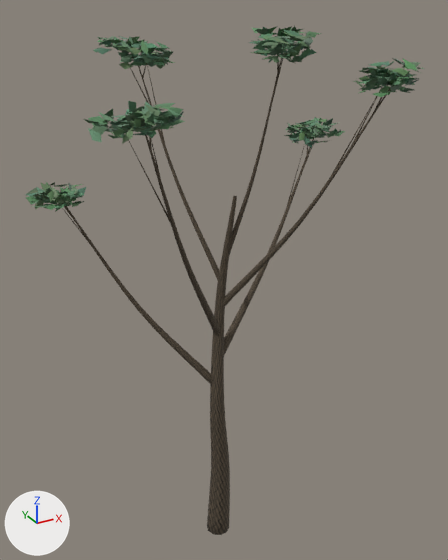
The glTF model assets/harbor/vegetation/quay-banyan-a.glb: old version first, new version second.
Rendered twice from a 50 mm lens placed at (-5.47, -10.25, 12.05), pointed at (0.49, 0.59, 6.63). Lighting does not change. The marker at lower left points along +X, +Y and +Z. The first picture is the older version. Vertices at exactly the same position are counted once.

Objects in the first picture: 'bark', 'leaves'.
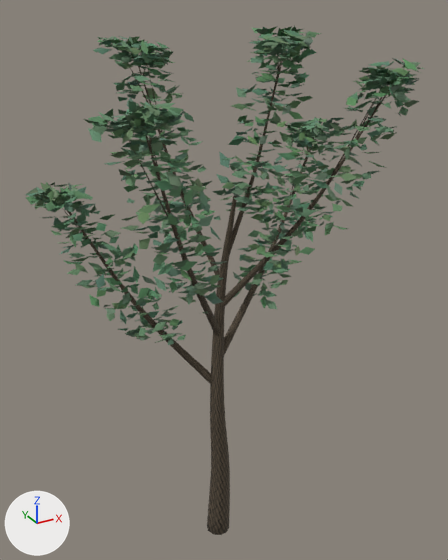
The change, as a diff of the scene's bpy script:
```diff
--- a/assets/harbor/vegetation/quay-banyan-a.glb.py
+++ b/assets/harbor/vegetation/quay-banyan-a.glb.py
@@ me_leaves @@
 # used by ob_leaves; location = (0.0, 0.0, 0.0)
-me_leaves.from_pydata(...)  # 4608 vertices, 6912 faces; spans x -3.26..4.27, y -2.17..2.86, z 8.39..11.77
+me_leaves.from_pydata(...)  # 13824 vertices, 20736 faces; spans x -3.26..4.27, y -2.29..2.86, z 5.7..11.77
+# me_leaves part 1: the loose piece of 8 vertices spanning x -2.44..-2.17, y 1.36..1.53, z 8.68..8.76 is copied, and the copy is multiplied about its middle by the matrix ((0.75, -0.642, -0.213), (0.637, 0.777, -0.098), (0.226, -0.061, 0.982)), then moved by (1.3, -0.39, -2.77); it spans x -1.16..-0.85, y 0.99..1.14, z 5.9..5.99
+# me_leaves part 2: the loose piece of 8 vertices spanning x -2.44..-2.17, y 1.36..1.53, z 8.68..8.76 is copied, and the copy is multiplied about its middle by the matrix ((-0.662, 0.565, 0.432), (-0.529, 0.004, -0.815), (-0.476, -0.791, 0.305)), then moved by (1.42, -1.2, -2.63); it spans x -1.02..-0.73, y 0.19..0.32, z 6.02..6.15
+# me_leaves part 3: 8976 vertices added at x -3.1..3.99, y -2.29..2.6, z 5.7..11.53
+# other edits to the shape of me_leaves do not show in these pictures
 me_leaves.materials.append(mat_original_folded_leaf_blades)
```

Changed parts and their boxes [x1, y1, x2, y2] in the pictures (448 x 560 px):
'leaves', reshaped (71% taller)
    before: [25, 26, 425, 212]
    after: [25, 26, 425, 345]
part 1 of me_leaves, added
    after: [148, 311, 159, 318]
part 2 of me_leaves, added
    after: [169, 319, 179, 326]
part 3 of me_leaves, added (green)
    after: [42, 41, 419, 341]
